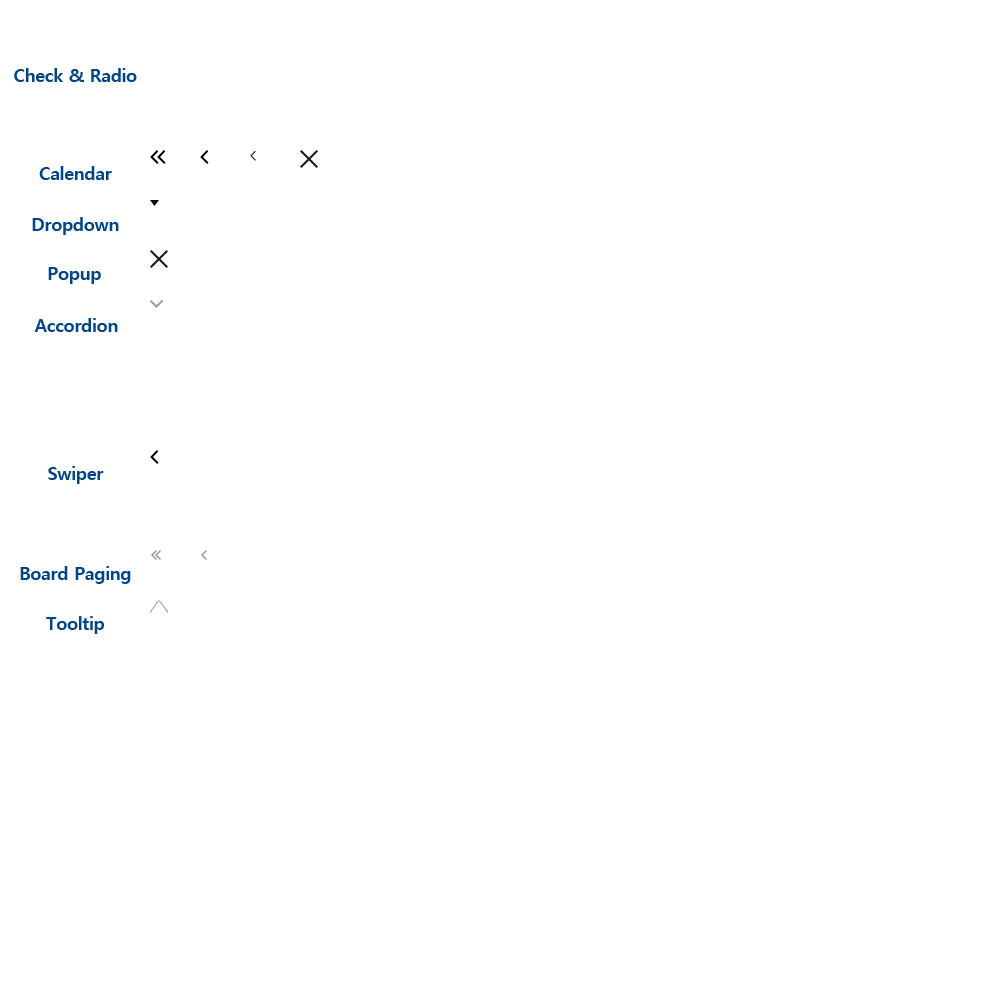
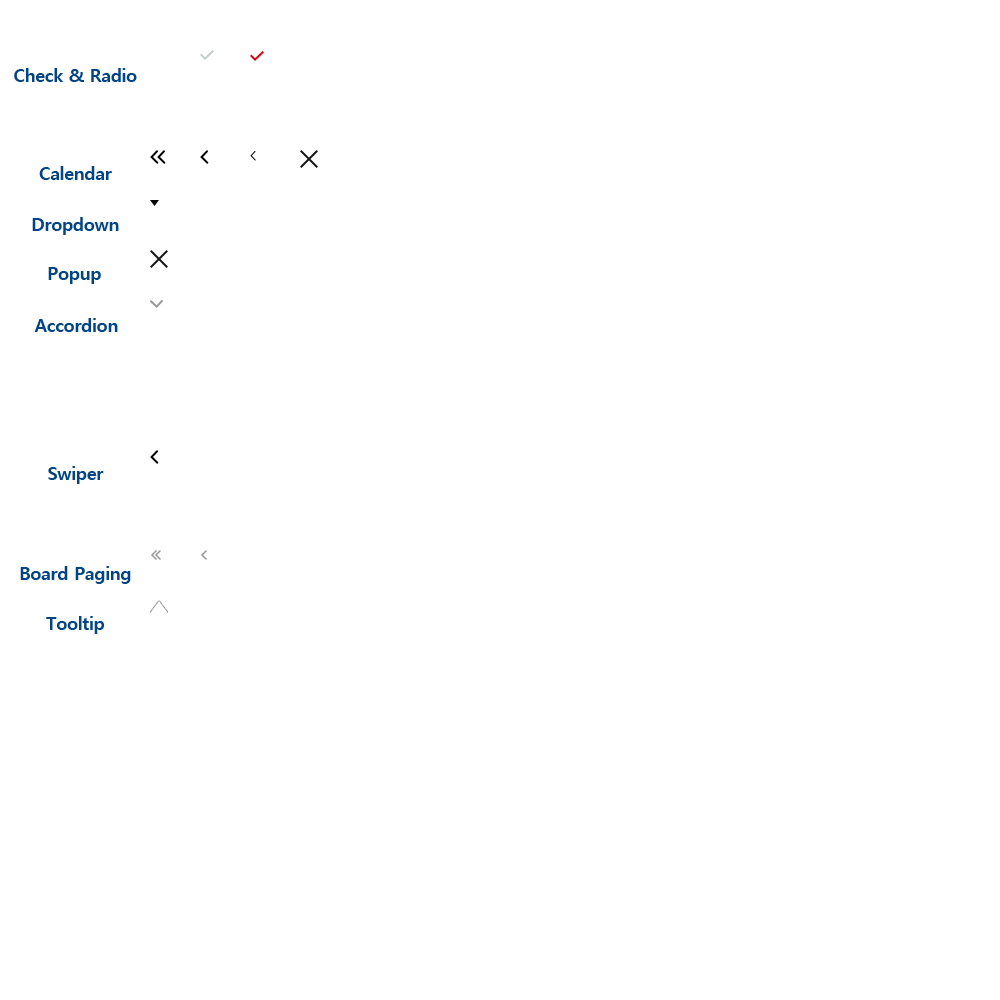
Revision of a layered 1000 × 1000 image; what changed, layer by layer:
added layer "레이어 43" in group "Check & Radio" over [250, 51, 264, 61]
added layer "레이어 42" in group "Check & Radio" over [200, 50, 214, 60]
